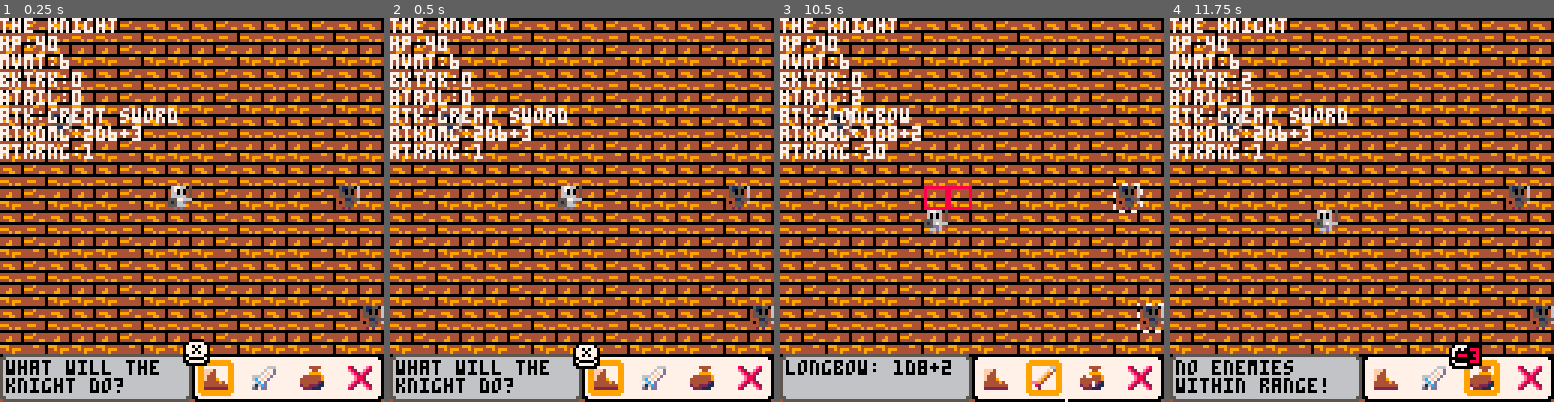
Above: before the commit, frames 1-4 (left to right).
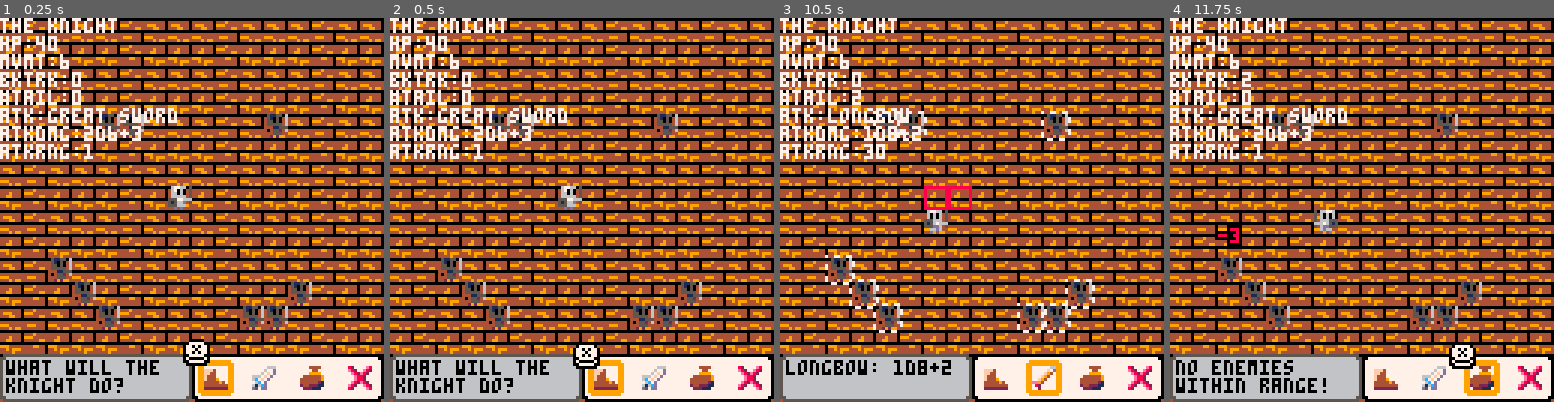
Above: after the commit, the same moments.

Repository: graphitical/d8-knight
Game: PICO-8 cartridge main.p8
Same seed, same stepped clock (60 frames per second), same inputs: the game is played once before the commit and once after it.
Inputs:
- Up to frame 1 (0.25 s): no input
- Up to frame 2 (0.5 s): tap O (Z key) at 0.33 s
- Up to frame 3 (10.5 s): tap O (Z key) at 0.7, 1.43, 2.22, 3.1, 3.98, 4.87, 5.75, 6.63, 7.52, 8.4, 9.28, 10.17 s; tap X (X key) at 1.07, 2.07, 2.4, 2.73, 3.07, 3.4, 3.73, 4.07, 4.4, 4.73, 5.07, 5.4, 5.73, 6.07, 6.4, 6.73, 7.07, 7.4, 7.73, 8.07, 8.4, 8.73, 9.07, 9.4, 9.73, 10.07, 10.4 s; hold Left 1.97-2.37 s; hold Down 2.42-2.82 s; hold Right 2.87-3.53 s; hold Up 3.58-4.08 s; hold Right 4.13-4.53 s; hold Down 4.58-5.08 s; hold Left 5.13-5.8 s; hold Up 5.85-6.18 s; hold Left 6.23-6.63 s; hold Down 6.68-7.08 s; hold Right 7.13-7.8 s; hold Up 7.85-8.35 s; hold Right 8.4-8.8 s; hold Down 8.85-9.35 s; hold Left 9.4-10.07 s; hold Up 10.12-10.45 s
- Up to frame 4 (11.75 s): hold Left 10.5-10.9 s; tap X (X key) every 0.33 s from 10.73 to 11.73 s; hold Down 10.95-11.35 s; tap O (Z key) at 11.05 s; hold Right from 11.4 s (still down)

The runs differ from the first frame. In frame 1, 3.1% of the frame differs, in the area x 12-100%, y 25-82%; in frame 2, 3.1%; in frame 3, 4.2%, in the area x 11-100%, y 24-100%; in frame 4, 3.8%.

Commit message:
Replace enemy map tiles with actual enemies

Diff:
--- a/main.p8
+++ b/main.p8
@@ -27,8 +27,15 @@
 -- making roster
   pc = make_pc()
   m = make_map()
-  for i=1,4 do
-    make_en()
+  -- replace enemy tiles with
+  -- actual enemies
+  for i=0,15 do
+    for j=0,15 do
+      if mget(i,j)==30 then
+        make_en(30,i*8,j*8)
+        mset(i,j,64)
+      end
+    end
   end
 
   chars = {pc}
@@ -245,12 +252,12 @@
       map(0,0,0,0,s.w,s.h)
       camera(m.i*8-m.ox,m.j*8-m.oy)
     end
+
   return m
 end
 
-function make_en()
-  local s = 16
-  local a = make_actor(30,flr(rnd(s))*8,flr(rnd(s))*8)
+function make_en(_sp,_i,_j)
+  local a = make_actor(_sp,_i,_j)
   a.name='enemy'
   a.maxhp=20
   a.hp=a.maxhp
@@ -773,7 +780,7 @@
   _b = mid(0,_b,5)
   local bb = b[_b+1]
 
-  if T%30 > 15 then
+  if T%fps > fps\2 then
     _y+=1
   end
   oprint(bb,_x,_y+2,_c1,_c2,8)
@@ -1174,15 +1181,15 @@
 5051525350515253505152535051525300000000000000000000000000000000000000000000000000000000000000000000000000000000000000000000000000000000000000000000000000000000000000000000000000000000000000000000000000000000000000000000000000000000000000000000000000000000
 6061626360616263606162636061626300000000000000000000000000000000000000000000000000000000000000000000000000000000000000000000000000000000000000000000000000000000000000000000000000000000000000000000000000000000000000000000000000000000000000000000000000000000
 7071727370717273707172737071727300000000000000000000000000000000000000000000000000000000000000000000000000000000000000000000000000000000000000000000000000000000000000000000000000000000000000000000000000000000000000000000000000000000000000000000000000000000
-4041424340414243404142434041424300000000000000000000000000000000000000000000000000000000000000000000000000000000000000000000000000000000000000000000000000000000000000000000000000000000000000000000000000000000000000000000000000000000000000000000000000000000
+404142431e1e42434041421e4041424300000000000000000000000000000000000000000000000000000000000000000000000000000000000000000000000000000000000000000000000000000000000000000000000000000000000000000000000000000000000000000000000000000000000000000000000000000000
 5051525350515253505152535051525300000000000000000000000000000000000000000000000000000000000000000000000000000000000000000000000000000000000000000000000000000000000000000000000000000000000000000000000000000000000000000000000000000000000000000000000000000000
 6061626360616263606162636061626300000000000000000000000000000000000000000000000000000000000000000000000000000000000000000000000000000000000000000000000000000000000000000000000000000000000000000000000000000000000000000000000000000000000000000000000000000000
 7071727370717273707172737071727300000000000000000000000000000000000000000000000000000000000000000000000000000000000000000000000000000000000000000000000000000000000000000000000000000000000000000000000000000000000000000000000000000000000000000000000000000000
 4041424340414243404142434041424300000000000000000000000000000000000000000000000000000000000000000000000000000000000000000000000000000000000000000000000000000000000000000000000000000000000000000000000000000000000000000000000000000000000000000000000000000000
 5051525350515253505152535051525300000000000000000000000000000000000000000000000000000000000000000000000000000000000000000000000000000000000000000000000000000000000000000000000000000000000000000000000000000000000000000000000000000000000000000000000000000000
-6061626360616263606162636061626300000000000000000000000000000000000000000000000000000000000000000000000000000000000000000000000000000000000000000000000000000000000000000000000000000000000000000000000000000000000000000000000000000000000000000000000000000000
-7071727370717273707172737071727300000000000000000000000000000000000000000000000000000000000000000000000000000000000000000000000000000000000000000000000000000000000000000000000000000000000000000000000000000000000000000000000000000000000000000000000000000000
-4041424340414243404142434041424300000000000000000000000000000000000000000000000000000000000000000000000000000000000000000000000000000000000000000000000000000000000000000000000000000000000000000000000000000000000000000000000000000000000000000000000000000000
+60611e6360616263606162636061626300000000000000000000000000000000000000000000000000000000000000000000000000000000000000000000000000000000000000000000000000000000000000000000000000000000000000000000000000000000000000000000000000000000000000000000000000000000
+7071721e70717273707172731e71727300000000000000000000000000000000000000000000000000000000000000000000000000000000000000000000000000000000000000000000000000000000000000000000000000000000000000000000000000000000000000000000000000000000000000000000000000000000
+404142431e41424340411e1e4041424300000000000000000000000000000000000000000000000000000000000000000000000000000000000000000000000000000000000000000000000000000000000000000000000000000000000000000000000000000000000000000000000000000000000000000000000000000000
 5051525350515253505152535051525300000000000000000000000000000000000000000000000000000000000000000000000000000000000000000000000000000000000000000000000000000000000000000000000000000000000000000000000000000000000000000000000000000000000000000000000000000000
 6061626360616263606162636061626300000000000000000000000000000000000000000000000000000000000000000000000000000000000000000000000000000000000000000000000000000000000000000000000000000000000000000000000000000000000000000000000000000000000000000000000000000000
 7071727370717273707172737071727300000000000000000000000000000000000000000000000000000000000000000000000000000000000000000000000000000000000000000000000000000000000000000000000000000000000000000000000000000000000000000000000000000000000000000000000000000000
